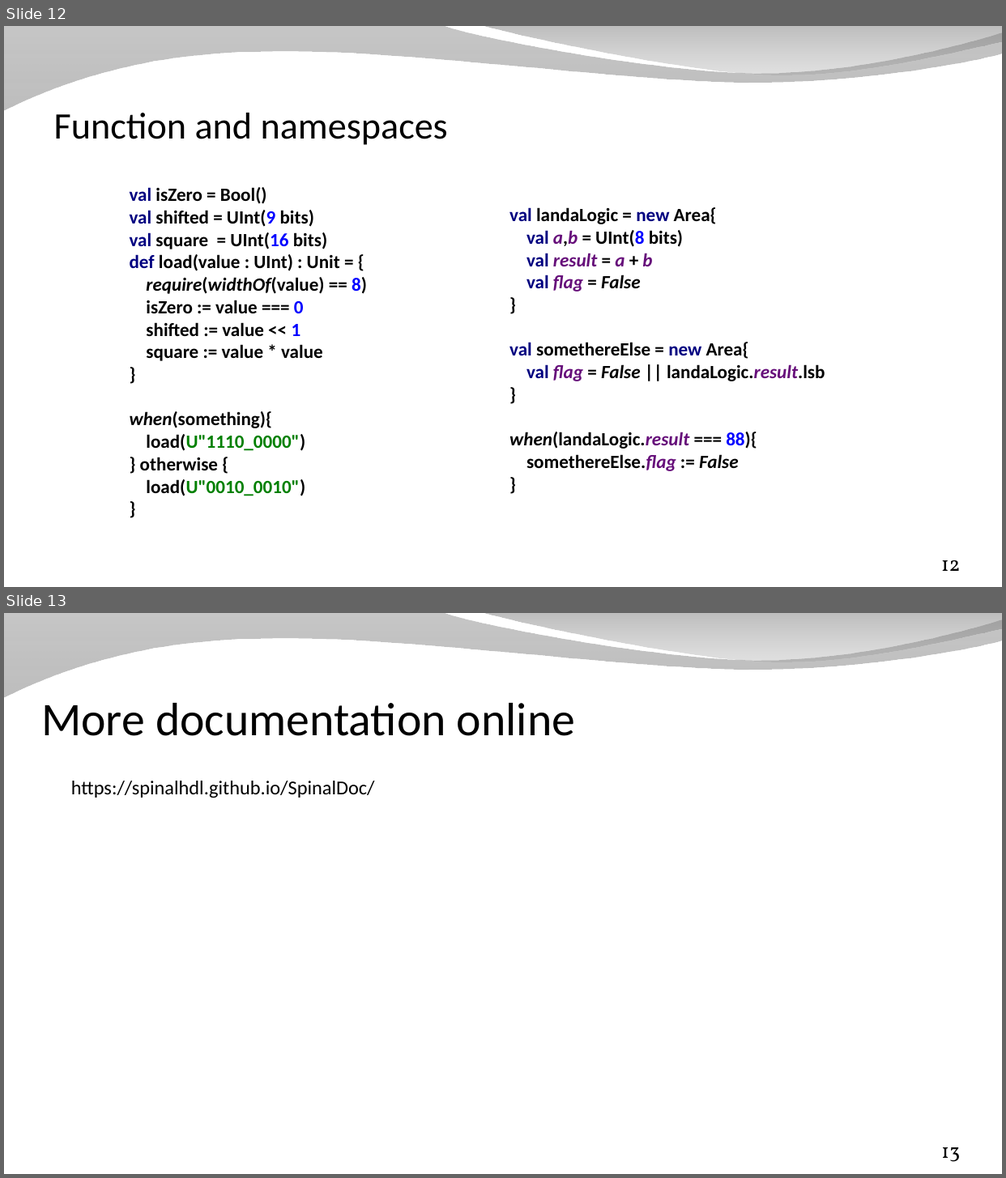
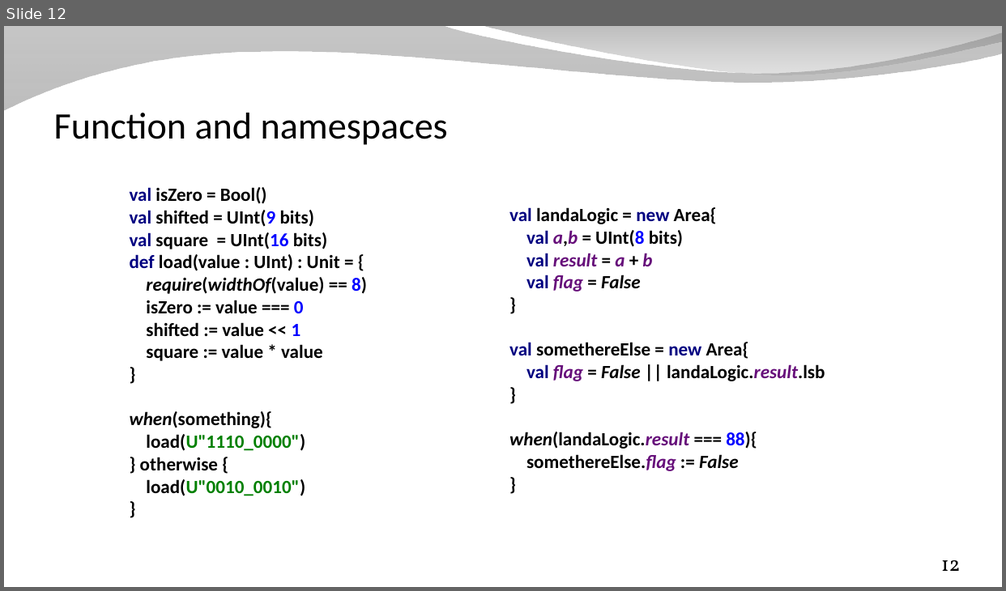
Before and after one commit to SpinalHDL/SpinalDoc, a slide deck: presentation/en/workshop/equivalence.odp. Shown one above the other, each under a label of ours: slides 12 and 13 before the commit, slide 12 after it. The pictures are 1006x1178 and 1006x591 pixels, drawn with LibreOffice and Linux fonts; fonts in the diff are those of the drawing; background and template pictures are left out. Boxes give left, top, right and bottom in pixels: in the first picture for what was removed or moved away, otherwise in the second. Text is boxed around its words. In the diff, an @@ line names an element or a change of style, - is before the commit and + after.

Commit message:
Documentation sync

```diff
--- a/presentation/en/workshop/equivalence.odp
+++ b/presentation/en/workshop/equivalence.odp
@@ slide 13 removed at [4, 613, 1002, 1174], background picture (left out); not listed: 2 template elements that a slide beside it also shows @@
@@ title removed at [41, 703, 575, 736] @@
-More documentation online
@@ text removed at [71, 781, 375, 798] @@
-https://spinalhdl.github.io/SpinalDoc/
@@ page number removed at [941, 1148, 960, 1162] @@
-13
```
Also in this commit, not shown: 6 slides changed, 4 other files.
